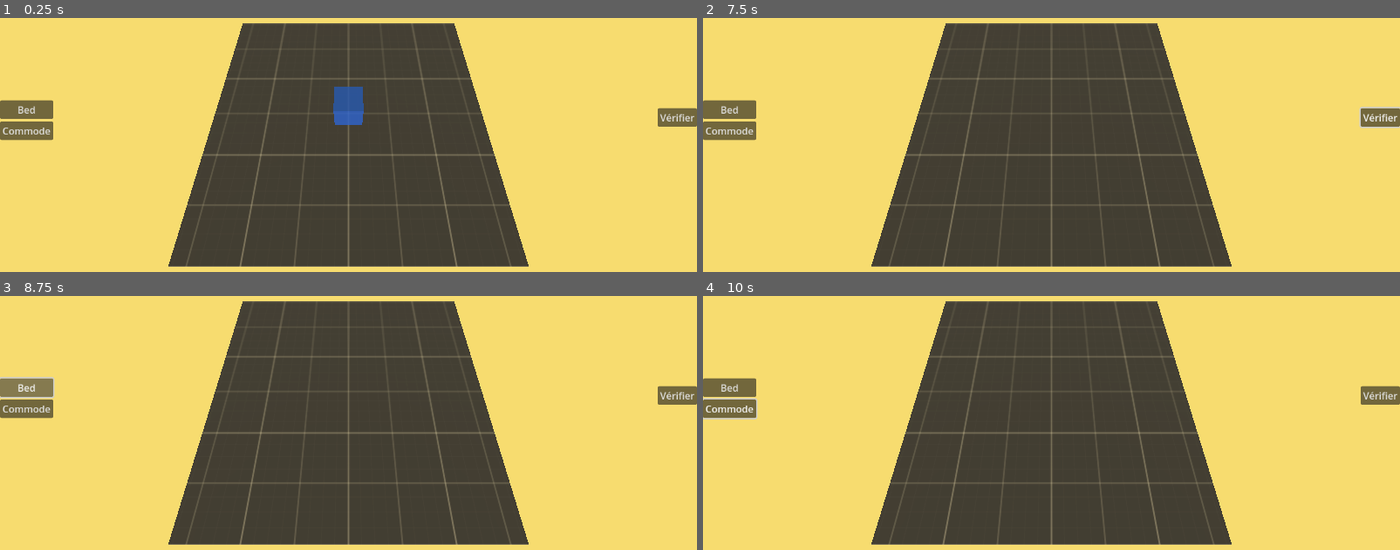
Above: before the commit, frames 1-4 (two rows, left to right).
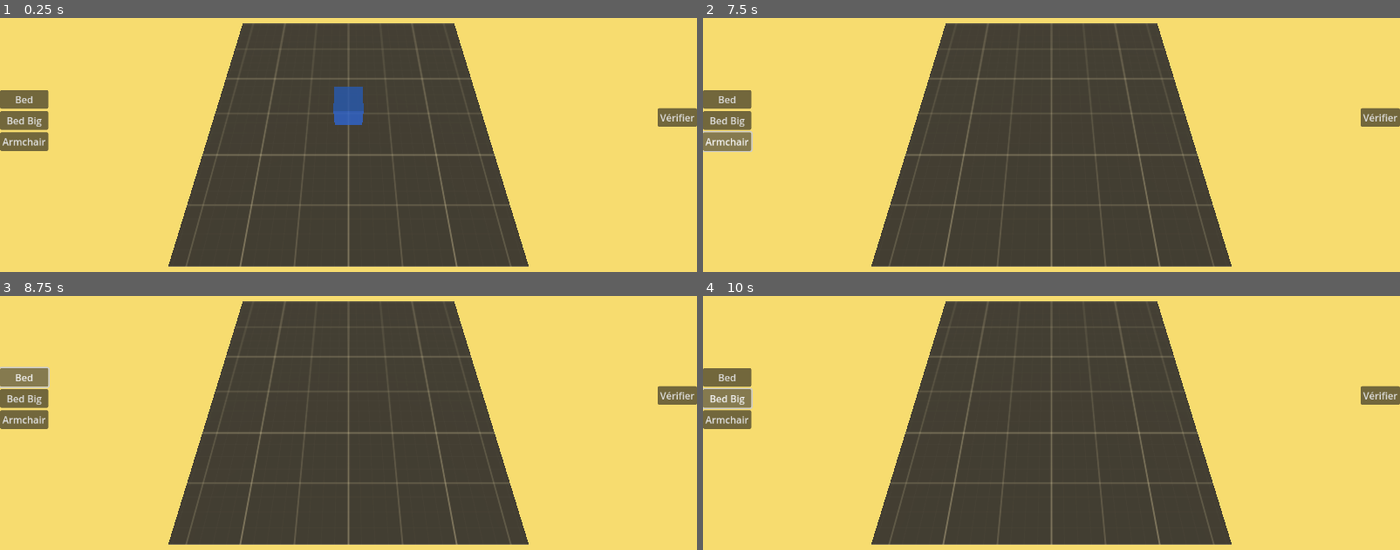
Above: after the commit, the same moments.

Repository: Bigaston/LDJam54
Game: Godot game, scene res://scenes/Main.tscn
Same seed, same stepped clock (60 frames per second), same inputs: the game is played once before the commit and once after it.
Inputs (mouse positions are in pixels of both pictures, inside the frame that each line leads up to):
- Up to frame 1 (0.25 s): no input
- Up to frame 2 (7.5 s): click "Bed" at 0.5 s; click (723, 119) at 1.25 s, where only the run after the commit has a clickable "Bed Big"; click (723, 142) at 2 s, where only the run after the commit has a clickable "Armchair"; click (730, 129) at 2.75 s, where only the run before the commit has a clickable "Commode"; click "Vérifier" at 3.5 s; click "Bed" at 4.25 s; click (730, 129) at 5 s, where only the run before the commit has a clickable "Commode"; click (723, 119) at 5.75 s, where only the run after the commit has a clickable "Bed Big"; click "Vérifier" at 6.5 s; click (723, 142) at 7.25 s, where only the run after the commit has a clickable "Armchair"
- Up to frame 3 (8.75 s): click "Bed" at 8 s
- Up to frame 4 (10 s): click (730, 407) at 8.75 s, where only the run before the commit has a clickable "Commode"; click (723, 397) at 9.5 s, where only the run after the commit has a clickable "Bed Big"

The runs differ from the first frame. In frame 1, 1.1% of the frame differs, in the area x 0-8%, y 28-53%; in frame 2, 1.2%, in the area x 0-100%, y 28-53%; in frame 3, 1.2%; in frame 4, 1.1%.

Commit message:
Ajout des 3 premiers modèles

Diff:
--- /dev/null
+++ b/objects/furnitures/Armchair.tscn
@@ -0,0 +1,20 @@
+[gd_scene load_steps=4 format=3 uid="uid://cyt5owtf8d0cj"]
+
+[ext_resource type="Script" path="res://scripts/Furniture.gd" id="1_psth2"]
+[ext_resource type="PackedScene" uid="uid://dv14bbadsnhax" path="res://ressources/meshes/fauteuil.tscn" id="2_gkydo"]
+
+[sub_resource type="BoxShape3D" id="BoxShape3D_8s3ay"]
+size = Vector3(1.8, 0.8, 1.8)
+
+[node name="Armchair" type="Node3D"]
+script = ExtResource("1_psth2")
+display_name = "Armchair"
+
+[node name="Model" parent="." instance=ExtResource("2_gkydo")]
+transform = Transform3D(2, 0, 0, 0, 2, 0, 0, 0, 2, 0.5, 1, 0.5)
+
+[node name="Area3D" type="Area3D" parent="."]
+transform = Transform3D(1, 0, 0, 0, 1, 0, 0, 0, 1, 0.5, 0.5, 0.5)
+
+[node name="CollisionShape3D" type="CollisionShape3D" parent="Area3D"]
+shape = SubResource("BoxShape3D_8s3ay")
--- a/objects/furnitures/Bed.tscn
+++ /dev/null
@@ -1,23 +0,0 @@
-[gd_scene load_steps=4 format=3 uid="uid://bsx40vwlv4iex"]
-
-[ext_resource type="Script" path="res://scripts/Furniture.gd" id="1_8q0yk"]
-
-[sub_resource type="BoxMesh" id="BoxMesh_uxrcd"]
-size = Vector3(2, 1, 1)
-
-[sub_resource type="BoxShape3D" id="BoxShape3D_8s3ay"]
-size = Vector3(1.8, 0.8, 0.8)
-
-[node name="Bed" type="Node3D"]
-script = ExtResource("1_8q0yk")
-display_name = "Bed"
-
-[node name="MeshInstance3D" type="MeshInstance3D" parent="."]
-transform = Transform3D(1, 0, 0, 0, 1, 0, 0, 0, 1, 0.5, 0.5, 0)
-mesh = SubResource("BoxMesh_uxrcd")
-
-[node name="Area3D" type="Area3D" parent="."]
-transform = Transform3D(1, 0, 0, 0, 1, 0, 0, 0, 1, 0.5, 0.5, 0)
-
-[node name="CollisionShape3D" type="CollisionShape3D" parent="Area3D"]
-shape = SubResource("BoxShape3D_8s3ay")
--- /dev/null
+++ b/objects/furnitures/Bed_Big.tscn
@@ -0,0 +1,20 @@
+[gd_scene load_steps=4 format=3 uid="uid://bb22ga2nchga0"]
+
+[ext_resource type="Script" path="res://scripts/Furniture.gd" id="1_y58k7"]
+[ext_resource type="PackedScene" uid="uid://dkdpjx151ywfu" path="res://ressources/meshes/bed_big.tscn" id="2_e0sv7"]
+
+[sub_resource type="BoxShape3D" id="BoxShape3D_8s3ay"]
+size = Vector3(3.8, 0.8, 2.8)
+
+[node name="Bed Big" type="Node3D"]
+script = ExtResource("1_y58k7")
+display_name = "Big Bed"
+
+[node name="Model" parent="." instance=ExtResource("2_e0sv7")]
+transform = Transform3D(2, 0, 0, 0, 2, 0, 0, 0, 2, 1.2, 0.5, 1)
+
+[node name="Area3D" type="Area3D" parent="."]
+transform = Transform3D(1, 0, 0, 0, 1, 0, 0, 0, 1, 1.5, 0.5, 1)
+
+[node name="CollisionShape3D" type="CollisionShape3D" parent="Area3D"]
+shape = SubResource("BoxShape3D_8s3ay")
--- /dev/null
+++ b/objects/furnitures/Bed_Small.tscn
@@ -0,0 +1,20 @@
+[gd_scene load_steps=4 format=3 uid="uid://na7tsji6c6l5"]
+
+[ext_resource type="Script" path="res://scripts/Furniture.gd" id="1_8q0yk"]
+[ext_resource type="PackedScene" uid="uid://dlnjfpyibiwy8" path="res://ressources/meshes/bed_small.tscn" id="2_pxg2m"]
+
+[sub_resource type="BoxShape3D" id="BoxShape3D_8s3ay"]
+size = Vector3(3.8, 0.8, 1.8)
+
+[node name="Bed" type="Node3D"]
+script = ExtResource("1_8q0yk")
+display_name = "Bed"
+
+[node name="Model" parent="." instance=ExtResource("2_pxg2m")]
+transform = Transform3D(2, 0, 0, 0, 2, 0, 0, 0, 2, 1.5, 0.5, 0.5)
+
+[node name="Area3D" type="Area3D" parent="."]
+transform = Transform3D(1, 0, 0, 0, 1, 0, 0, 0, 1, 1.5, 0.5, 0.5)
+
+[node name="CollisionShape3D" type="CollisionShape3D" parent="Area3D"]
+shape = SubResource("BoxShape3D_8s3ay")
--- /dev/null
+++ b/ressources/meshes/bed_big.tscn
@@ -0,0 +1,5 @@
+[gd_scene load_steps=2 format=3 uid="uid://dkdpjx151ywfu"]
+
+[ext_resource type="PackedScene" uid="uid://1aurnoj2cj41" path="res://ressources/meshes/binary/bed_big.glb" id="1_5svyx"]
+
+[node name="bed_big" instance=ExtResource("1_5svyx")]
--- /dev/null
+++ b/ressources/meshes/bed_small.tscn
@@ -0,0 +1,5 @@
+[gd_scene load_steps=2 format=3 uid="uid://dlnjfpyibiwy8"]
+
+[ext_resource type="PackedScene" uid="uid://btjwml0db0n77" path="res://ressources/meshes/binary/bed_small.glb" id="1_efl4e"]
+
+[node name="bed_small" instance=ExtResource("1_efl4e")]
--- /dev/null
+++ b/ressources/meshes/fauteuil.tscn
@@ -0,0 +1,5 @@
+[gd_scene load_steps=2 format=3 uid="uid://dv14bbadsnhax"]
+
+[ext_resource type="PackedScene" uid="uid://ywu1hlkpf07h" path="res://ressources/meshes/binary/fauteuil.glb" id="1_0yybs"]
+
+[node name="fauteuil" instance=ExtResource("1_0yybs")]
--- a/scenes/levels/Level1.tscn
+++ b/scenes/levels/Level1.tscn
@@ -1,9 +1,10 @@
-[gd_scene load_steps=8 format=3 uid="uid://bfq6qql701lp3"]
+[gd_scene load_steps=9 format=3 uid="uid://bfq6qql701lp3"]
 
 [ext_resource type="Script" path="res://scripts/Level.gd" id="1_08cl3"]
-[ext_resource type="PackedScene" uid="uid://bsx40vwlv4iex" path="res://objects/furnitures/Bed.tscn" id="2_d6yob"]
+[ext_resource type="PackedScene" uid="uid://na7tsji6c6l5" path="res://objects/furnitures/Bed_Small.tscn" id="2_1u7m7"]
 [ext_resource type="Texture2D" uid="uid://dr0k2axoofy2f" path="res://ressources/proto_textures/Dark/texture_03.png" id="2_udru1"]
-[ext_resource type="PackedScene" uid="uid://dotcga5rmcdog" path="res://objects/furnitures/Commode.tscn" id="3_s5hdq"]
+[ext_resource type="PackedScene" uid="uid://bb22ga2nchga0" path="res://objects/furnitures/Bed_Big.tscn" id="3_xiky8"]
+[ext_resource type="PackedScene" uid="uid://cyt5owtf8d0cj" path="res://objects/furnitures/Armchair.tscn" id="4_0idya"]
 
 [sub_resource type="StandardMaterial3D" id="StandardMaterial3D_rg8fg"]
 albedo_texture = ExtResource("2_udru1")
@@ -19,8 +20,8 @@
 [node name="Level1" type="Node3D"]
 transform = Transform3D(1, 0, 0, 0, 1, 0, 0, 0, 1, 5, 0, 5)
 script = ExtResource("1_08cl3")
-available_furnitures = Array[PackedScene]([ExtResource("2_d6yob"), ExtResource("3_s5hdq")])
-needed_furnitures = Array[PackedScene]([ExtResource("2_d6yob"), ExtResource("3_s5hdq")])
+available_furnitures = Array[PackedScene]([ExtResource("2_1u7m7"), ExtResource("3_xiky8"), ExtResource("4_0idya")])
+needed_furnitures = Array[PackedScene]([ExtResource("2_1u7m7")])
 
 [node name="Ground" type="MeshInstance3D" parent="."]
 mesh = SubResource("BoxMesh_3i07s")
--- a/scripts/main_game.gd
+++ b/scripts/main_game.gd
@@ -65,11 +65,7 @@
 
 	if Input.is_action_just_pressed("furniture_place"):
 		if furniture_to_place != null and furniture_to_place.is_placement_valid():
-			var meshs = furniture_to_place.get_children()
-
-			for mesh in meshs:
-				if mesh is MeshInstance3D:
-					set_material_of_furniture(mesh, null)
+			set_material_of_furniture(furniture_to_place.get_node("Model"), null)
 
 			for child in furniture_to_place.get_children():
 				if child is Area3D:
@@ -111,20 +107,12 @@
 			if last_frame_correct_status != true:
 				last_frame_correct_status = true
 
-				var meshs = furniture_to_place.get_children()
-
-				for mesh in meshs:
-					if mesh is MeshInstance3D:
-						set_material_of_furniture(mesh, transparent_mat)
+				set_material_of_furniture(furniture_to_place.get_node("Model"), transparent_mat)
 		else:
 			if last_frame_correct_status != false:
 				last_frame_correct_status = false
 
-				var meshs = furniture_to_place.get_children()
-
-				for mesh in meshs:
-					if mesh is MeshInstance3D:
-						set_material_of_furniture(mesh, transparent_error_mat)
+				set_material_of_furniture(furniture_to_place.get_node("Model"), transparent_error_mat)
 
 func _physics_process(delta):
 	var space_state = get_world_3d().direct_space_state
@@ -162,11 +150,13 @@
 		furniture_to_place.queue_free()
 		furniture_to_place = null
 
-func set_material_of_furniture(mesh, material):
-	var nb_materials = mesh.get_surface_override_material_count()
+func set_material_of_furniture(model, material):
+	for child in model.get_children():
+		if child is MeshInstance3D:
+			var nb_materials = child.get_surface_override_material_count()
 
-	for mat in range(0, nb_materials):
-		(mesh as MeshInstance3D).set_surface_override_material(mat, material)
+			for mat in range(0, nb_materials):
+				child.set_surface_override_material(mat, material)
 
 
 func _on_ui_check_level():
Not shown: 1 places in objects/furnitures/Commode.tscn that only renumber resources
Binary file added: ressources/meshes/binary/bed_big.glb
Not shown, added: ressources/meshes/binary/bed_big.glb.import
Binary file added: ressources/meshes/binary/bed_small.glb
Not shown, added: ressources/meshes/binary/bed_small.glb.import
Binary file added: ressources/meshes/binary/fauteuil.glb
Not shown, added: ressources/meshes/binary/fauteuil.glb.import
